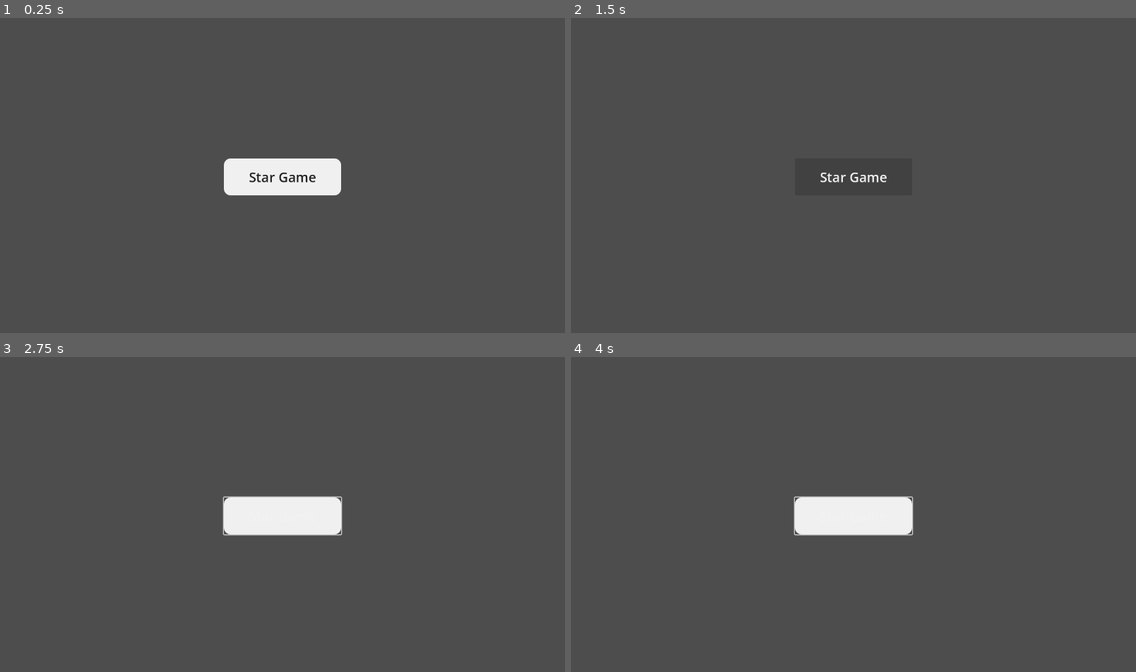
Above: before the commit, frames 1-4 (two rows, left to right).
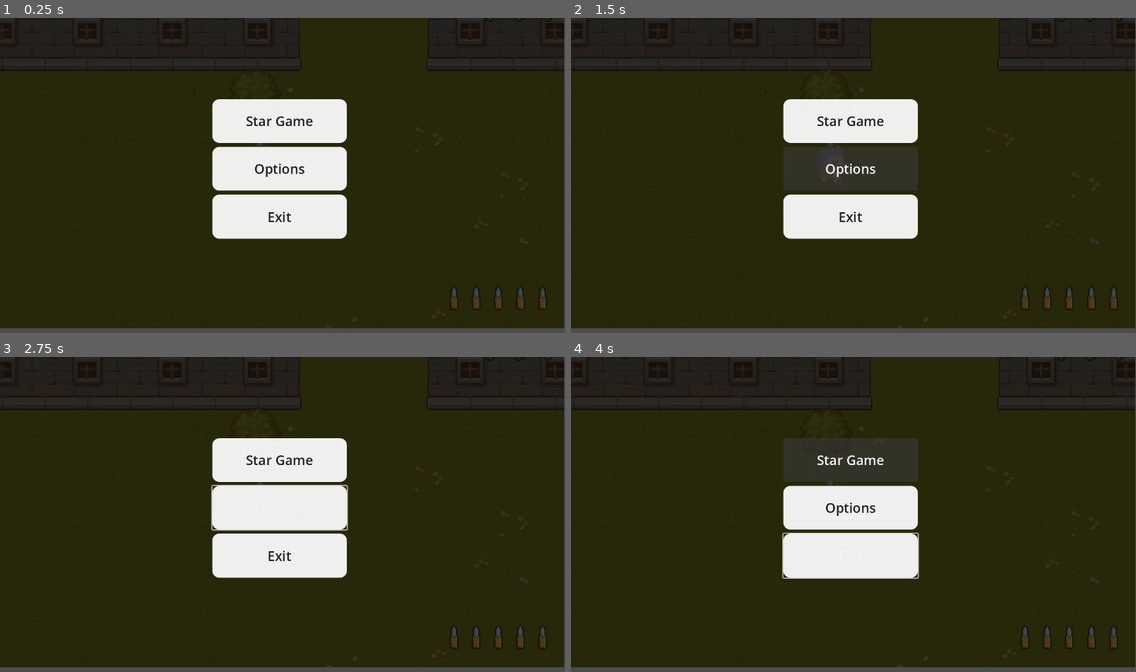
Above: after the commit, the same moments.

Repository: NataDkoko/PROJECT-KALKULUS
Game: Godot game, scene res://mainmenu.tscn
The game is run twice, just before and just after one commit, with the same random seed, the same clock (stepped at 60 frames per second) and the same inputs. This scene is started directly instead of the project's main scene.
Inputs (mouse positions are in pixels of both pictures, inside the frame that each line leads up to):
- Up to frame 1 (0.25 s): no input
- Up to frame 2 (1.5 s): click "Star Game" at 0.5 s; click (847, 169) at 1.25 s, where only the run after the commit has a clickable "Options"
- Up to frame 3 (2.75 s): move the mouse to (406, 498) at 2.02 s; hold Right (move_right) from 2.03 s (still down); click (406, 498) at 2.17 s
- Up to frame 4 (4 s): move the mouse to (740, 530) at 2.77 s; release Right (move_right) at 2.78 s; hold Down (move_down) 2.78-3.53 s; move the mouse to (910, 445) at 3.52 s; hold Right (move_right) from 3.53 s (still down)

The runs differ from the first frame. In frame 1, 96% of the frame differs, in the area x 0-100%, y 0-99%; in frame 2, 98%; in frame 3, 96%; in frame 4, 96%.

Commit message:
hanoyy well

Diff:
--- a/mainmenu.tscn
+++ b/mainmenu.tscn
@@ -1,4 +1,10 @@
 [gd_scene format=3 uid="uid://mjnw7otxm20p"]
+
+[ext_resource type="Texture2D" uid="uid://rhu0jhup3ua6" path="res://background.png" id="1_cmhrf"]
+
+[sub_resource type="StyleBoxTexture" id="StyleBoxTexture_cmhrf"]
+texture = ExtResource("1_cmhrf")
+modulate_color = Color(0.3415841, 0.34158432, 0.34158418, 1)
 
 [sub_resource type="StyleBoxFlat" id="StyleBoxFlat_loy4s"]
 bg_color = Color(0.96474224, 0.96474224, 0.9647421, 0.9647059)
@@ -12,23 +18,58 @@
 anchors_preset = 15
 anchor_right = 1.0
 anchor_bottom = 1.0
+offset_right = -2.0
+offset_bottom = -17.0
 grow_horizontal = 2
 grow_vertical = 2
 
-[node name="Button" type="Button" parent="." unique_id=315310769]
+[node name="Panel" type="Panel" parent="." unique_id=1580704776]
 layout_mode = 1
-anchors_preset = -1
-anchor_left = 0.5
-anchor_top = 0.44200003
-anchor_right = 0.5
-anchor_bottom = 0.558
-offset_left = -133.0
-offset_top = -0.24002075
-offset_right = 133.0
-offset_bottom = 0.23999023
+anchors_preset = 15
+anchor_right = 1.0
+anchor_bottom = 1.0
 grow_horizontal = 2
 grow_vertical = 2
+theme_override_styles/panel = SubResource("StyleBoxTexture_cmhrf")
+
+[node name="VBoxContainer" type="VBoxContainer" parent="." unique_id=1222674222]
+layout_mode = 1
+anchors_preset = 8
+anchor_left = 0.5
+anchor_top = 0.5
+anchor_right = 0.5
+anchor_bottom = 0.5
+offset_left = -158.0
+offset_top = -167.5
+offset_right = 147.0
+offset_bottom = 148.5
+grow_horizontal = 2
+grow_vertical = 2
+theme_override_constants/separation = 9
+
+[node name="Button" type="Button" parent="VBoxContainer" unique_id=315310769]
+layout_mode = 2
+size_flags_vertical = 3
+size_flags_stretch_ratio = 0.3
 theme_override_colors/font_color = Color(0.13561666, 0.13561702, 0.13561669, 1)
 theme_override_font_sizes/font_size = 30
 theme_override_styles/normal = SubResource("StyleBoxFlat_loy4s")
 text = "Star Game"
+
+[node name="Button2" type="Button" parent="VBoxContainer" unique_id=119181371]
+layout_mode = 2
+size_flags_vertical = 3
+size_flags_stretch_ratio = 0.3
+theme_override_colors/font_color = Color(0.13561666, 0.13561702, 0.13561669, 1)
+theme_override_font_sizes/font_size = 30
+theme_override_styles/normal = SubResource("StyleBoxFlat_loy4s")
+text = "Options"
+
+[node name="Button3" type="Button" parent="VBoxContainer" unique_id=914791114]
+layout_mode = 2
+size_flags_vertical = 3
+size_flags_stretch_ratio = 0.3
+theme_override_colors/font_color = Color(0.13561666, 0.13561702, 0.13561669, 1)
+theme_override_font_sizes/font_size = 30
+theme_override_styles/normal = SubResource("StyleBoxFlat_loy4s")
+text = "Exit"
Binary file added: background.png
Not shown, added: background.png.import
